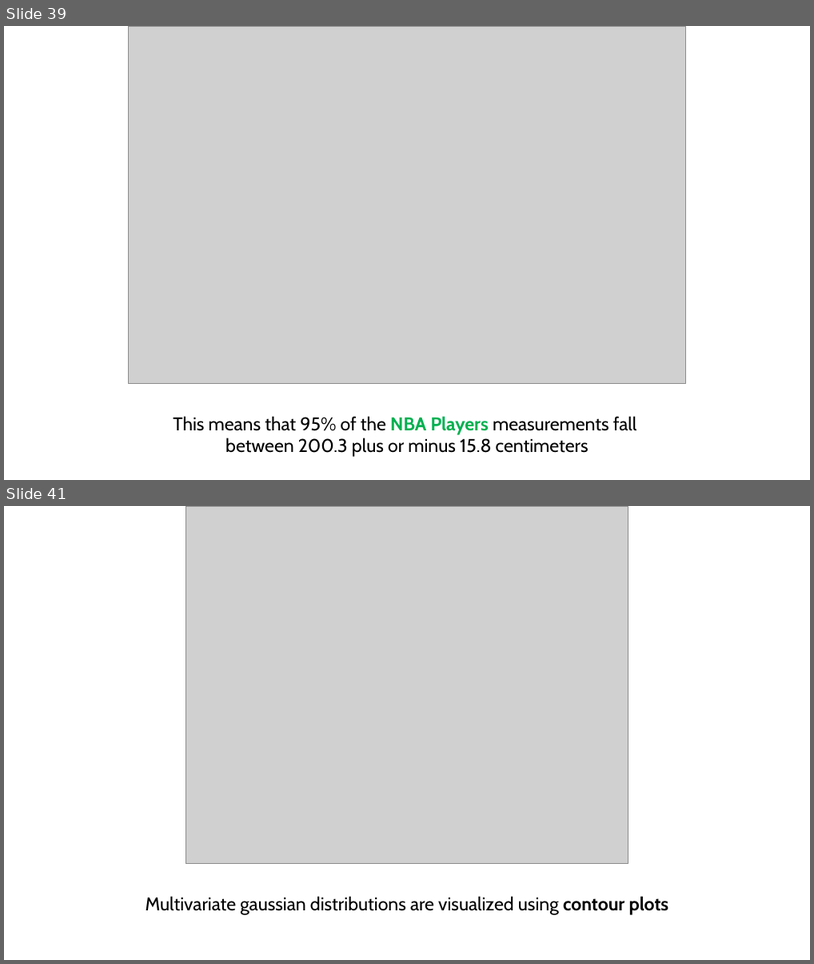
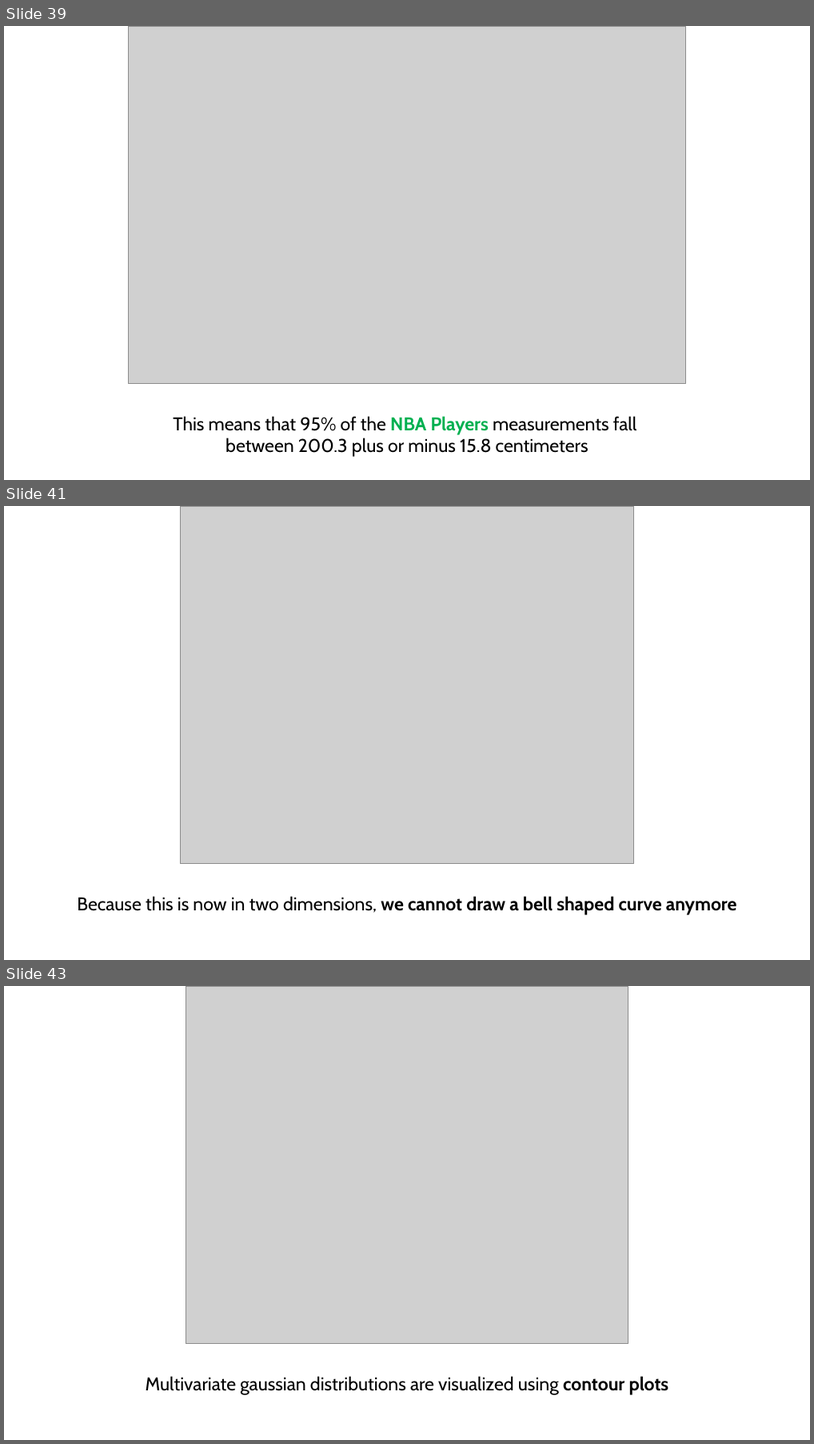
Before and after one commit to robitussin/CCADMACL, a slide deck: 8 - Gaussian Mixture Models/Introduction to Gaussian Mixture Models.pptx. Shown one above the other, each under a label of ours: slides 39 and 41 before the commit, slides 39, 41 and 43 after it; the slides between them are not shown. The pictures are 814x964 and 814x1444 pixels, drawn with LibreOffice and Linux fonts; fonts in the diff are those of the drawing; grey boxes stand for pictures. Boxes give left, top, right and bottom in pixels: in the first picture for what was removed or moved away, otherwise in the second. Text is boxed around its words. In the diff, an @@ line names an element or a change of style, - is before the commit and + after.

```diff
--- a/8 - Gaussian Mixture Models/Introduction to Gaussian Mixture Models.pptx
+++ b/8 - Gaussian Mixture Models/Introduction to Gaussian Mixture Models.pptx
@@ slide 41 added at (x1=4, y1=506, x2=810, y2=960), background #FFFFFF @@
@@ picture added at (x1=180, y1=506, x2=634, y2=864) @@
@@ text added at (x1=77, y1=896, x2=738, y2=915), 22 pt, text #000000, bold @@
+Because this is now in two dimensions, we cannot draw a bell shaped curve anymore
@@ what was slide 41 is now slide 43 @@
```
Also in this commit, not shown: 5 slides changed, 18 other slides added, 1 slide removed.
